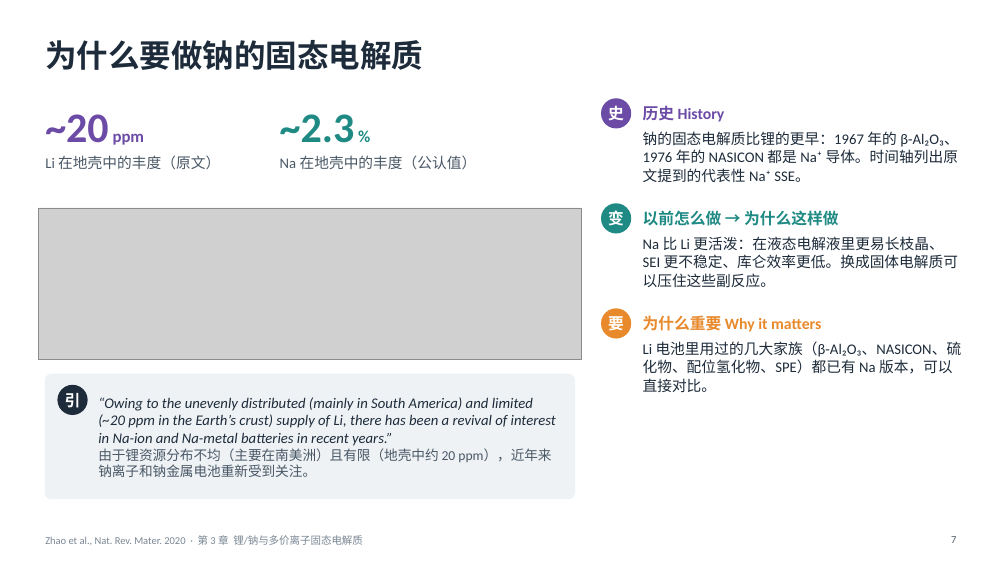
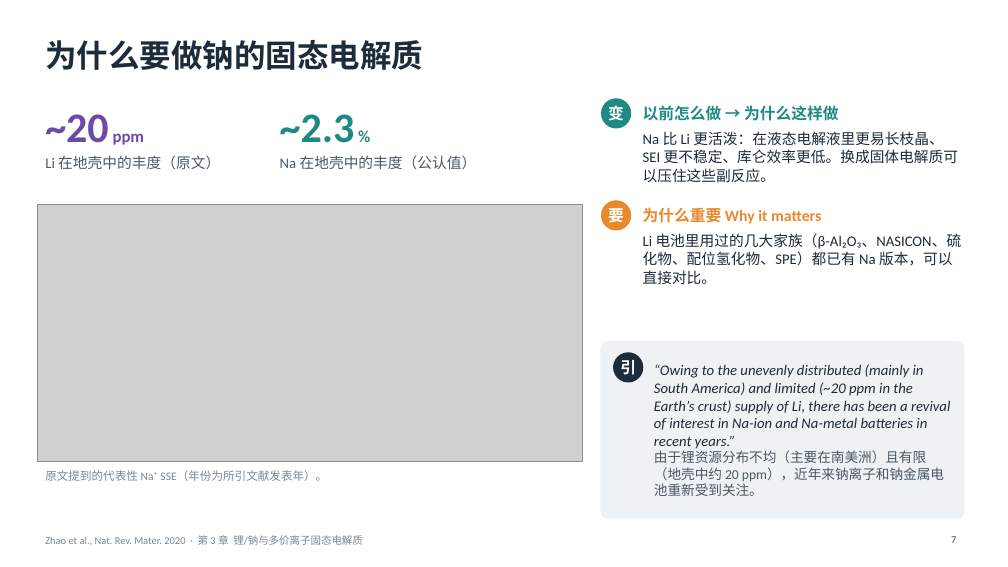
Before and after one commit to zhaoyuw44-lang/Trash, a slide deck: slide 7 of slides/decks/zhao2020/zhao2020_ch3.pptx. Drawn at 1008x567 pixels with LibreOffice and Linux fonts; fonts in the diff are those of the drawing; grey boxes stand for pictures. Boxes give left, top, right and bottom in pixels: in the first picture for what was removed or moved away, otherwise in the second. Text is boxed around its words. In the diff, an @@ line names an element or a change of style, - is before the commit and + after.

```diff
--- a/slides/decks/zhao2020/zhao2020_ch3.pptx
+++ b/slides/decks/zhao2020/zhao2020_ch3.pptx
@@ ellipse removed at (601,98,631,129) @@
-史
@@ text removed at (643,105,725,122) @@
-历史 History
@@ 2 texts, 1 ellipse: place and size @@
-2 texts, 1 ellipse at (601,203,958,287)
+2 texts, 1 ellipse at (601,98,958,182)
@@ text removed at (643,131,959,182) @@
-钠的固态电解质比锂的更早：1967 年的 β-Al₂O₃、1976 年的 NASICON 都是 Na⁺ 导体。时间轴列出原文提到的代表性 Na⁺ SSE。
@@ picture: place and size @@
-picture at (39,208,582,360)
+picture at (38,204,582,461)
@@ 2 texts, 1 ellipse: place and size @@
-2 texts, 1 ellipse at (601,309,962,392)
+2 texts, 1 ellipse at (601,200,962,284)
@@ rounded rectangle added at (601,342,964,518), fill #EEF2F5, outline #EEF2F5 1 pt @@
@@ ellipse "引": place and size @@
-ellipse "引" at (57,385,88,415)
+ellipse "引" at (613,352,644,383)
@@ text "“Owing to the unevenly distributed ..." rewrapped from (98,397,556,477) to (654,364,950,496) @@
@@ rounded rectangle removed at (45,374,575,499) @@
@@ text added at (45,470,327,481), 11 pt, text #7A8794 @@
+原文提到的代表性 Na⁺ SSE（年份为所引文献发表年）。
```
Also in this commit, not shown: 7 other slides changed, 8 other files.
